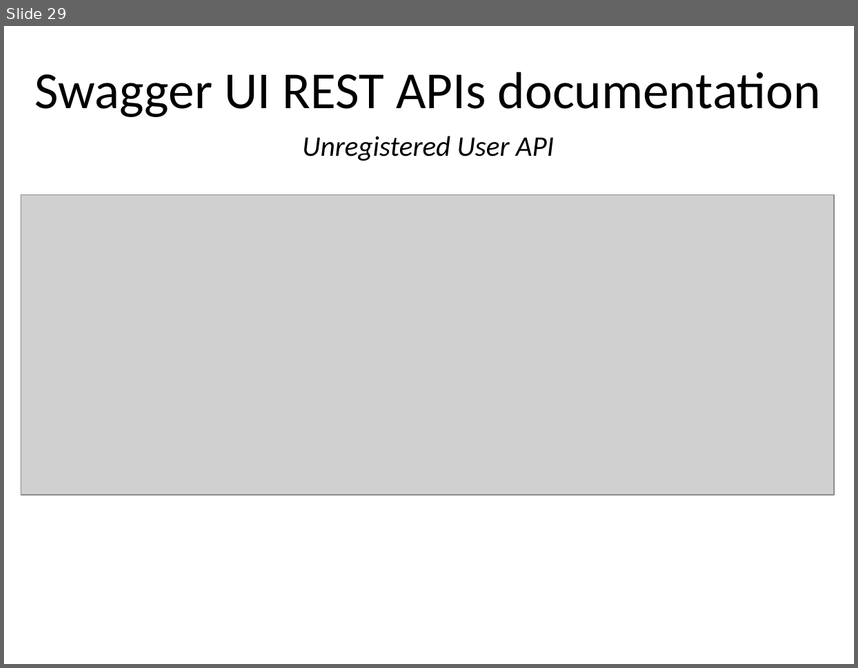
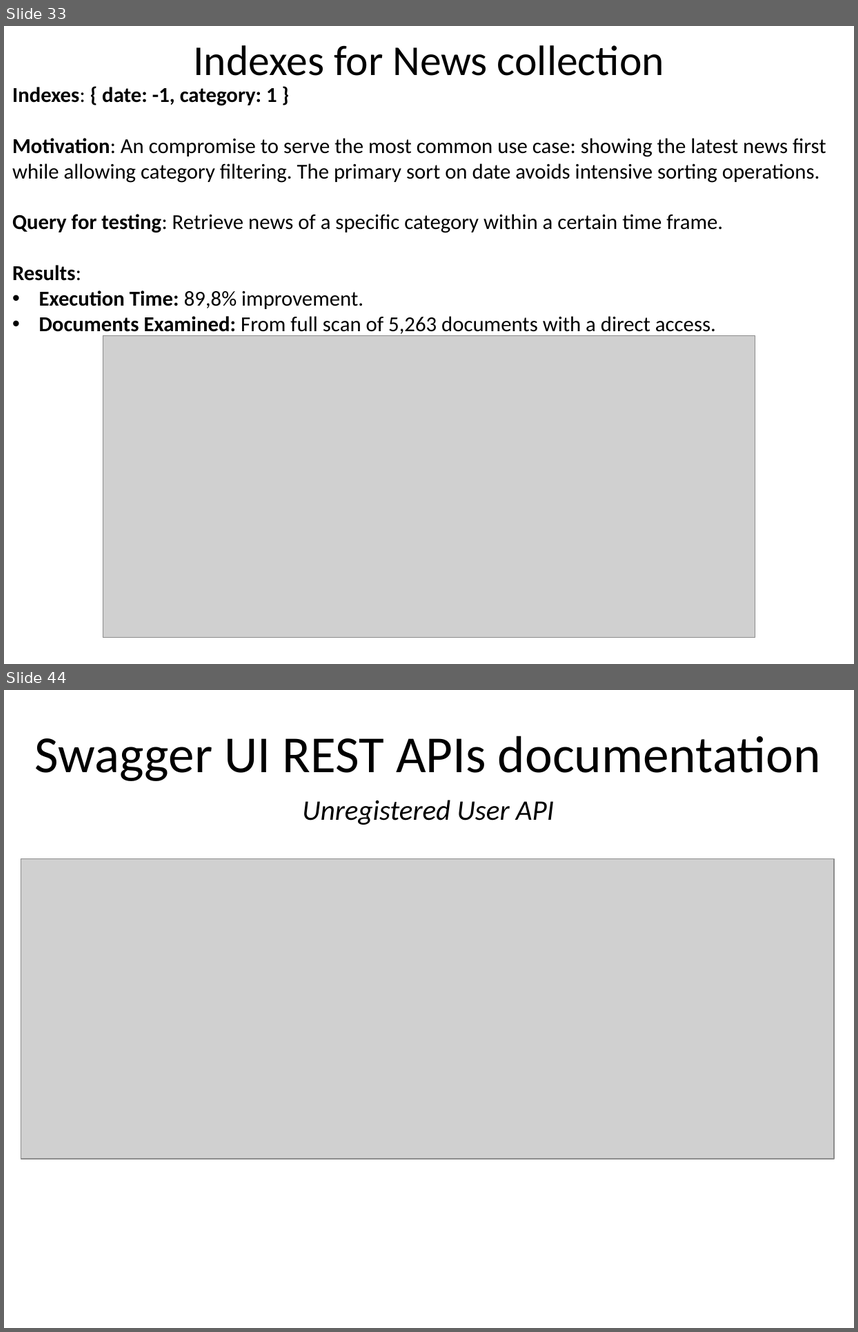
Before and after one commit to Arzazrel/Project_LSMSDB_25, a slide deck: documentation/Project_Presentation_MyFuture_Diana.pptx. Shown one above the other, each under a label of ours: slide 29 before the commit, slides 33 and 44 after it; the slides between them are not shown. The pictures are 858x668 and 858x1332 pixels, drawn with LibreOffice and Linux fonts; fonts in the diff are those of the drawing; grey boxes stand for pictures; background and template pictures are left out. Boxes give left, top, right and bottom in pixels: in the first picture for what was removed or moved away, otherwise in the second. Text is boxed around its words. In the diff, an @@ line names an element or a change of style, - is before the commit and + after.

```diff
--- a/documentation/Project_Presentation_MyFuture_Diana.pptx
+++ b/documentation/Project_Presentation_MyFuture_Diana.pptx
@@ slide 33 added at (4,26,854,664), background #FFFFFF @@
@@ title added at (194,45,664,76), 36 pt, text #000000 @@
+Indexes for News collection
@@ text added at (12,87,826,336), 18 pt, text #000000 @@
+Indexes: { date: -1, category: 1 }
+Motivation: An compromise to serve the most common use case: showing the latest news first while allowing category filtering. The primary sort on date avoids intensive sorting operations.
+Query for testing: Retrieve news of a specific category within a certain time frame.
+Results:
+• Execution Time: 89,8% improvement.
+• Documents Examined: From full scan of 5,263 documents with a direct access.
@@ picture added at (103,335,755,637) @@
@@ what was slide 29 is now slide 44 @@
```
Also in this commit, not shown: 7 slides changed, 36 other slides added, 19 slides removed, 2 other files.
